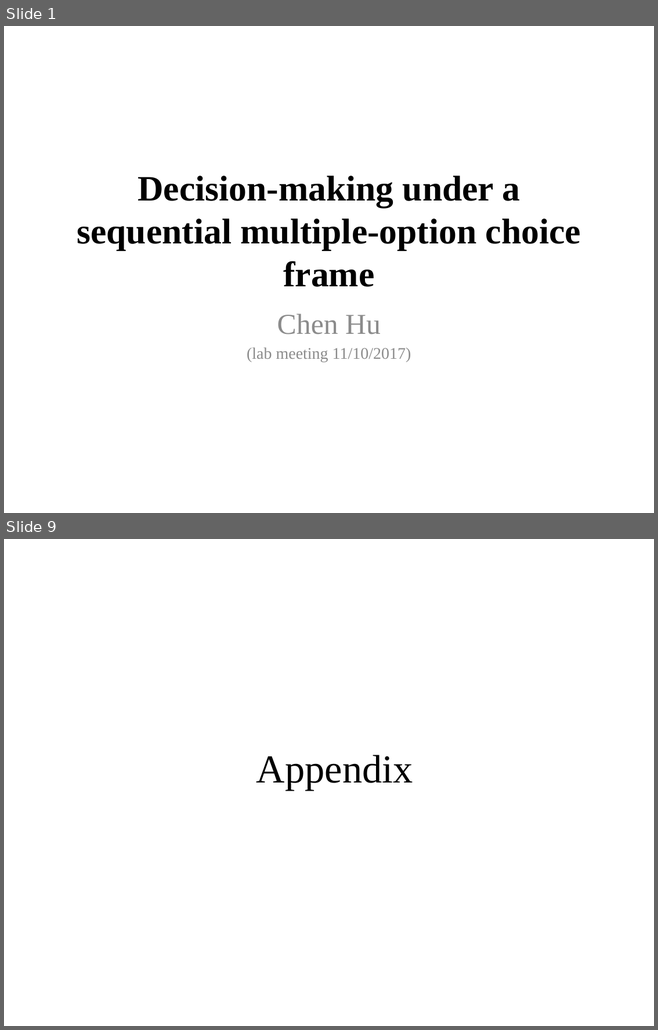
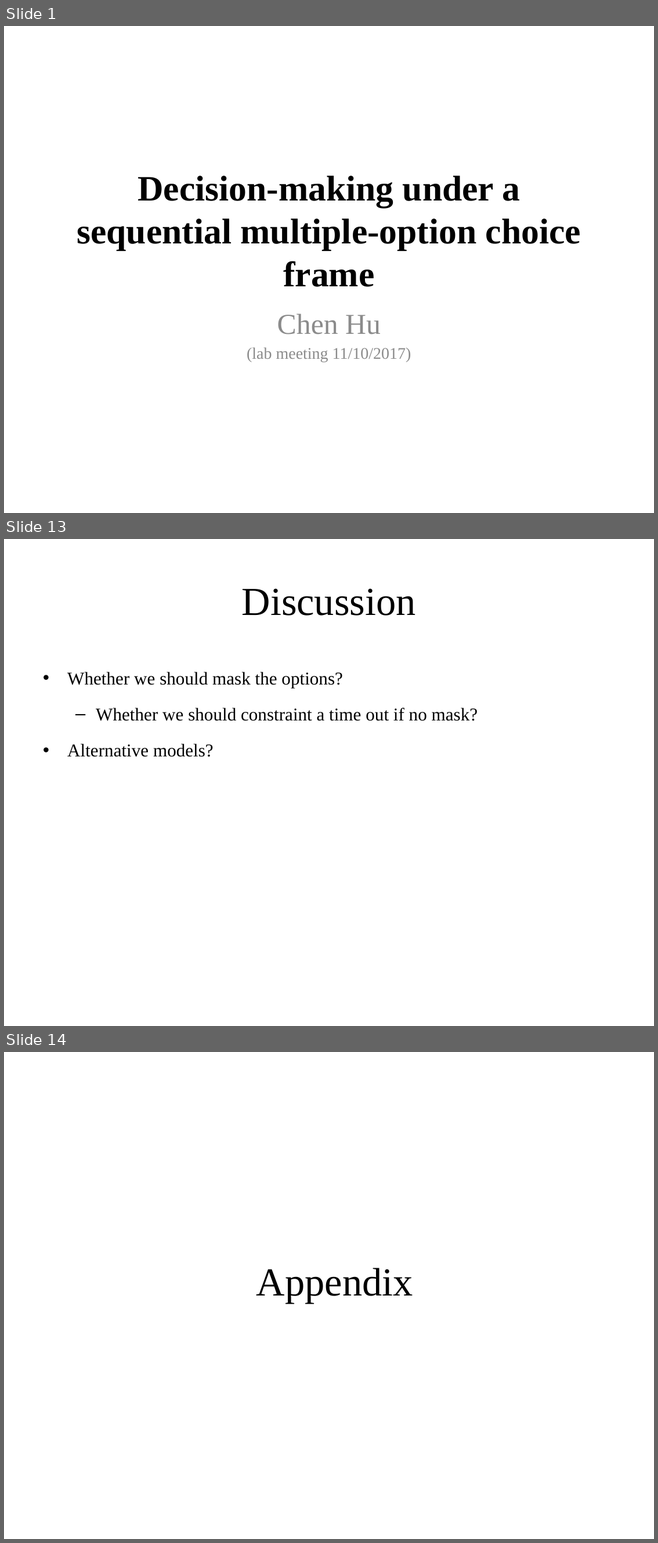
Before and after one commit to imemoof/-sdm, a slide deck: Lab_meeting1110.pptx. Shown one above the other, each under a label of ours: slides 1 and 9 before the commit, slides 1, 13 and 14 after it; the slides between them are not shown. The pictures are 658x1030 and 658x1543 pixels, drawn with LibreOffice and Linux fonts; fonts in the diff are those of the drawing. Boxes give left, top, right and bottom in pixels: in the first picture for what was removed or moved away, otherwise in the second. Text is boxed around its words. In the diff, an @@ line names an element or a change of style, - is before the commit and + after.

```diff
--- a/Lab_meeting1110.pptx
+++ b/Lab_meeting1110.pptx
@@ slide 13 added at [4,539,654,1026], background #FFFFFF @@
@@ title added at [242,588,416,616], 44 pt, text #000000 @@
+Discussion
@@ text added at [67,672,478,757], 20 pt, text #000000 @@
+• Whether we should mask the options?
+  – Whether we should constraint a time out if no mask?
+• Alternative models?
@@ what was slide 9 is now slide 14 @@
```
Also in this commit, not shown: 4 slides changed, 7 other slides added, 2 slides removed, 36 other files.
